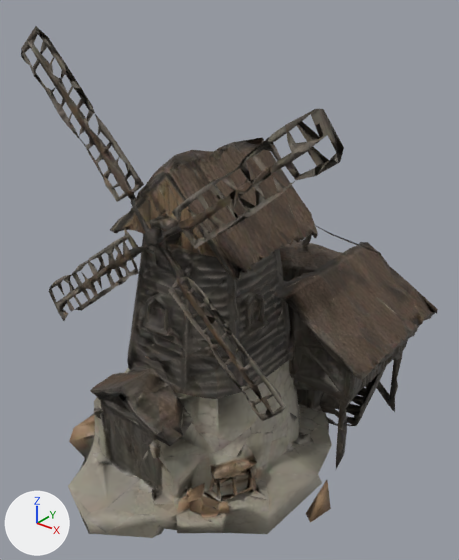
The glTF model public/models/muehle.glb: old version first, new version second.
Both versions are drawn from a camera (50 mm lens) standing at (1.58, -1.92, 1.12) and looking at (0.05, 0.0, -0.07). Lighting does not change. The marker at lower left points along +X, +Y and +Z. The older version comes first. Where no turn or scale is listed for an object, it has been applied to the vertices. Vertices at exactly the same position are counted once.
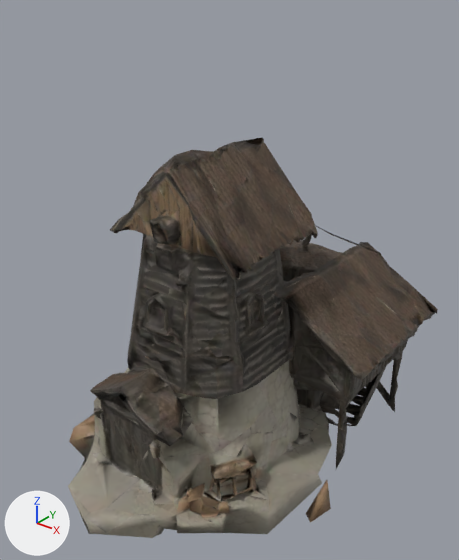
What differs and where, as boxes [x1, y1, x2, y2] in the pictures (459 x 560 px):
'Mesh_0', reshaped (11% narrower, 22% shorter): before [21, 26, 438, 538]; after [68, 138, 438, 538]
part 1 of me_mesh_0, deleted: before [21, 26, 344, 421]

Edits to the bpy script that builds the scene:
```text
Change me_mesh_0:
    used by ob_mesh_0; location = (0.007, 0.003, -0.008)
    remove me_mesh_0.from_pydata(...)  # 6942 vertices, 14457 faces; spans x -0.74..0.74, y -0.81..0.81, z -0.94..0.94
    add me_mesh_0.from_pydata(...)  # 5893 vertices, 12092 faces; spans x -0.6..0.68, y -0.81..0.81, z -0.94..0.52
    me_mesh_0 part 1: 1049 vertices removed from x -0.74..0.74, y -0.41..-0.34, z -0.36..0.94
```
